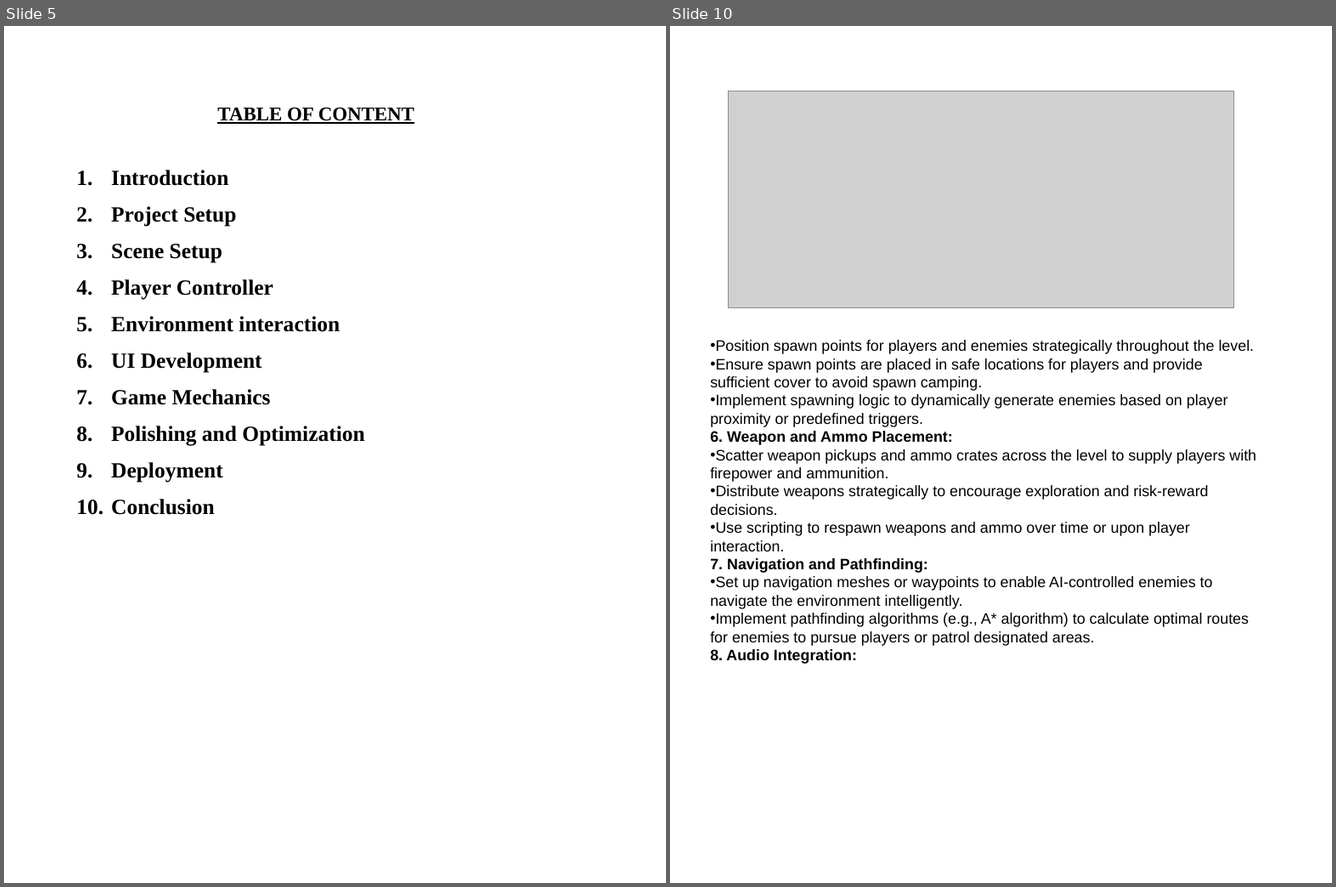
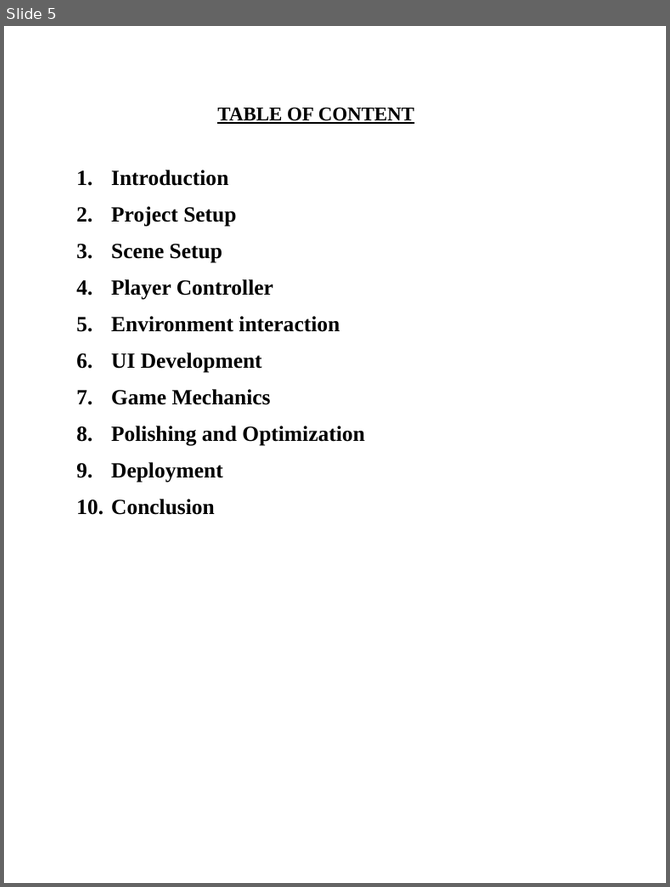
Before and after one commit to Archit-sharma01/untitled, a slide deck: Archit PPT.pptx. Shown side by side, each under a label of ours: slides 5 and 10 before the commit, slide 5 after it; the slides between them are not shown. The pictures are 1336x887 and 670x887 pixels, drawn with LibreOffice and Linux fonts; fonts in the diff are those of the drawing; grey boxes stand for pictures; background and template pictures are left out. Boxes give left, top, right and bottom in pixels: in the first picture for what was removed or moved away, otherwise in the second. Text is boxed around its words. In the diff, an @@ line names an element or a change of style, - is before the commit and + after.

```diff
--- a/Archit PPT.pptx
+++ b/Archit PPT.pptx
@@ slide 10 removed at box(670, 26, 1332, 883), background picture (left out) @@
@@ picture removed at box(729, 91, 1234, 307) @@
@@ text removed at box(710, 340, 1256, 664) @@
-• Position spawn points for players and enemies strategically throughout the level.
-• Ensure spawn points are placed in safe locations for players and provide sufficient cover to avoid spawn camping.
-• Implement spawning logic to dynamically generate enemies based on player proximity or predefined triggers.
-6. Weapon and Ammo Placement:
-• Scatter weapon pickups and ammo crates across the level to supply players with firepower and ammunition.
-• Distribute weapons strategically to encourage exploration and risk-reward decisions.
-• Use scripting to respawn weapons and ammo over time or upon player interaction.
-7. Navigation and Pathfinding:
-• Set up navigation meshes or waypoints to enable AI-controlled enemies to navigate the environment intelligently.
-• Implement pathfinding algorithms (e.g., A* algorithm) to calculate optimal routes for enemies to pursue players or patrol designated areas.
-8. Audio Integration:
```
Also in this commit, not shown: 1 slide changed, 14 slides added, 31 other slides removed.
